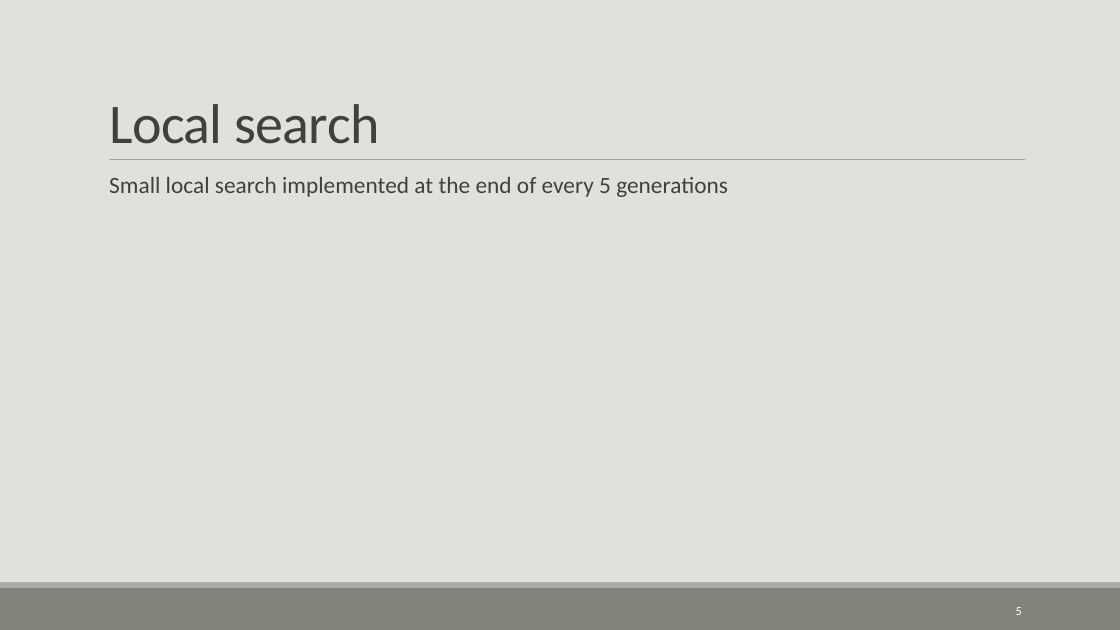
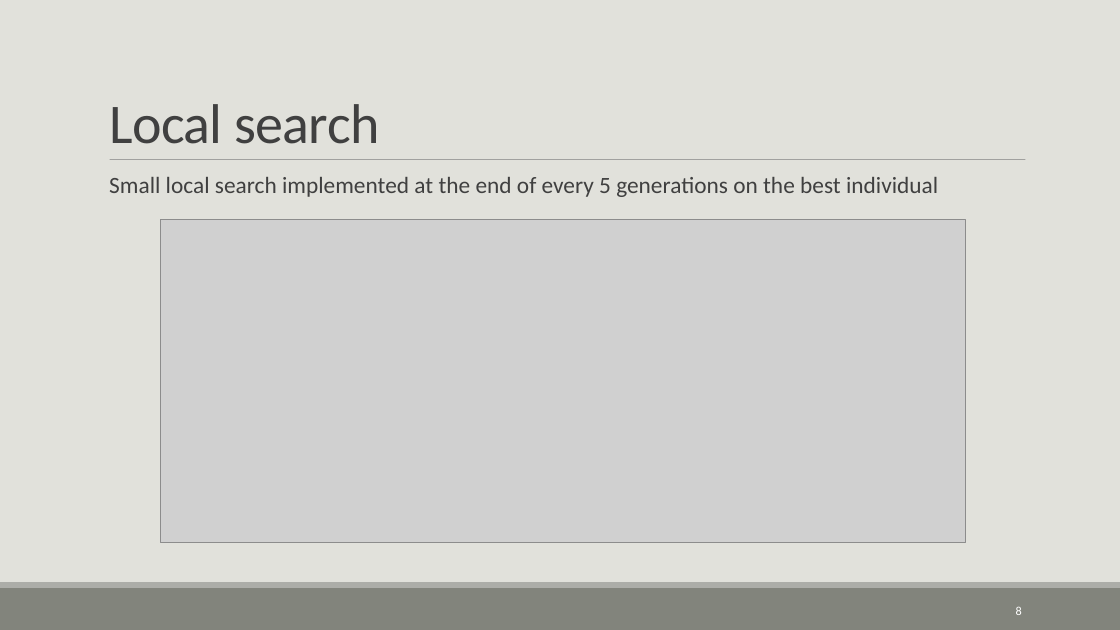
Before and after one commit to tanguyguyot/project2-bioai, a slide deck: slide 8 of files for project 2/presentation.odp (slide 5 before the commit). Drawn at 1120x630 pixels with LibreOffice and Linux fonts; fonts in the diff are those of the drawing; grey boxes stand for pictures. Boxes give left, top, right and bottom in pixels: in the first picture for what was removed or moved away, otherwise in the second. Text is boxed around its words. In the diff, an @@ line names an element or a change of style, - is before the commit and + after.

```diff
--- a/files for project 2/presentation.odp
+++ b/files for project 2/presentation.odp
@@ text at box(109, 177, 938, 197): text changed @@
-  Small local search implemented at the end of every 5 generations
+  Small local search implemented at the end of every 5 generations on the best individual
@@ picture added at box(160, 219, 965, 543) @@
```
Also in this commit, not shown: 1 other slide changed, 8 slides added, 2 slides removed, 24 other files.
